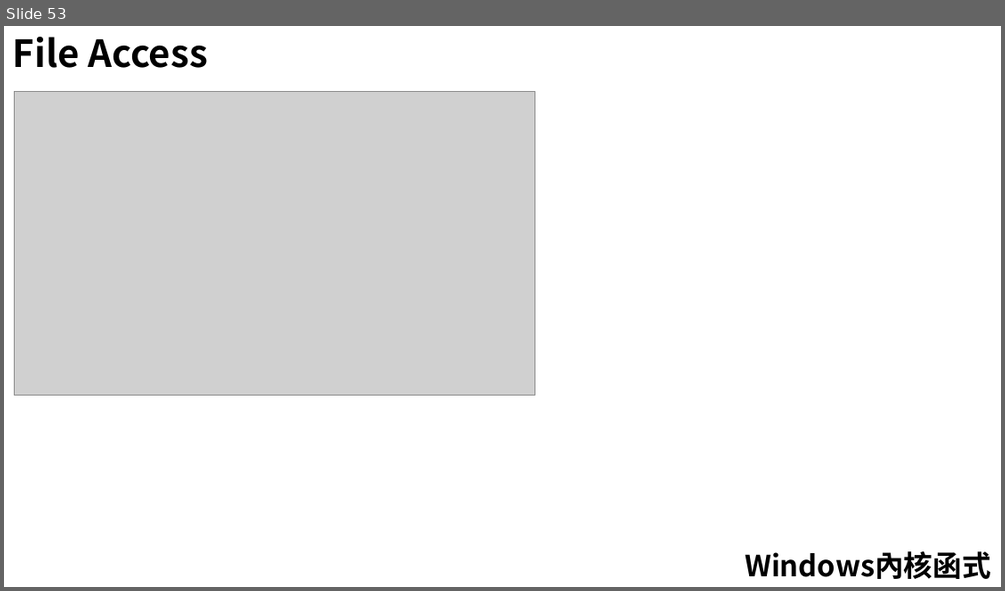
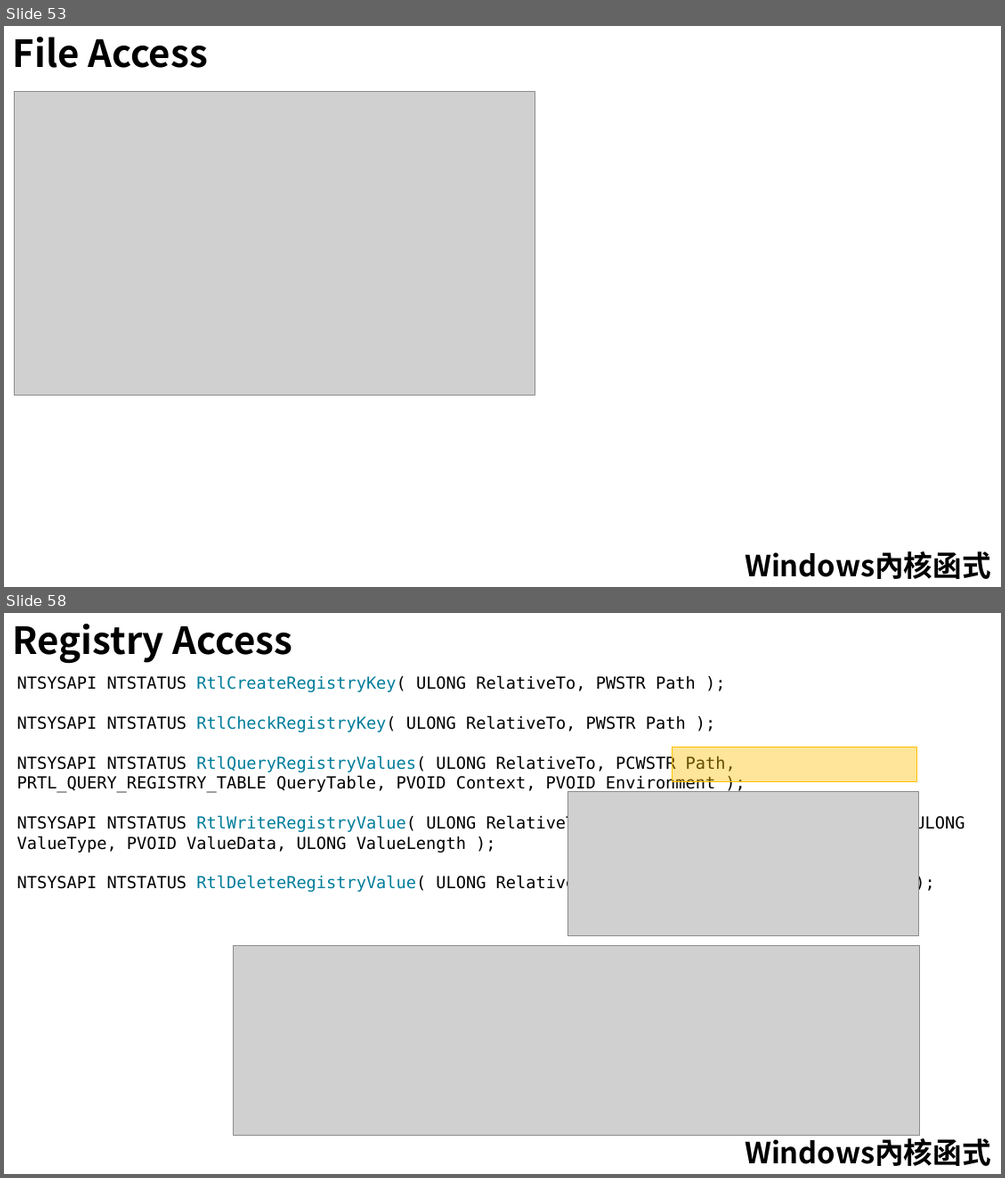
Before and after one commit to 1anhuang/Tutorial, a slide deck: WindowsDriver/Driver(Windows).pptx. Shown one above the other, each under a label of ours: slide 53 before the commit, slides 53 and 58 after it; the slides between them are not shown. The pictures are 1005x591 and 1005x1178 pixels, drawn with LibreOffice and Linux fonts; fonts in the diff are those of the drawing; grey boxes stand for pictures. Boxes give left, top, right and bottom in pixels: in the first picture for what was removed or moved away, otherwise in the second. Text is boxed around its words. In the diff, an @@ line names an element or a change of style, - is before the commit and + after.

```diff
--- a/WindowsDriver/Driver(Windows).pptx
+++ b/WindowsDriver/Driver(Windows).pptx
@@ slide 58 added at (4, 613, 1001, 1174), background #FFFFFF @@
@@ text added at (13, 624, 293, 663), 36 pt, text #000000, bold @@
+Registry Access
@@ text added at (17, 676, 964, 893), 16 pt, text #000000 @@
+NTSYSAPI NTSTATUS RtlCreateRegistryKey( ULONG RelativeTo, PWSTR Path );
+NTSYSAPI NTSTATUS RtlCheckRegistryKey( ULONG RelativeTo, PWSTR Path );
+NTSYSAPI NTSTATUS RtlQueryRegistryValues( ULONG RelativeTo, PCWSTR Path, PRTL_QUERY_REGISTRY_TABLE QueryTable, PVOID Context, PVOID Environment );
+NTSYSAPI NTSTATUS RtlWriteRegistryValue( ULONG RelativeTo, PCWSTR Path, PCWSTR ValueName, ULONG ValueType, PVOID ValueData, ULONG ValueLength );
+NTSYSAPI NTSTATUS RtlDeleteRegistryValue( ULONG RelativeTo, PCWSTR Path, PCWSTR ValueName );
@@ rectangle added at (672, 747, 917, 782), fill #FFC000 at 40% opacity, outline #FFC000 1 pt @@
@@ picture added at (568, 791, 919, 936) @@
@@ picture added at (233, 946, 920, 1135) @@
@@ text added at (744, 1134, 991, 1166), 28 pt, text #000000, bold @@
+Windows內核函式
```
Also in this commit, not shown: 1 slide changed, 24 other slides added.
